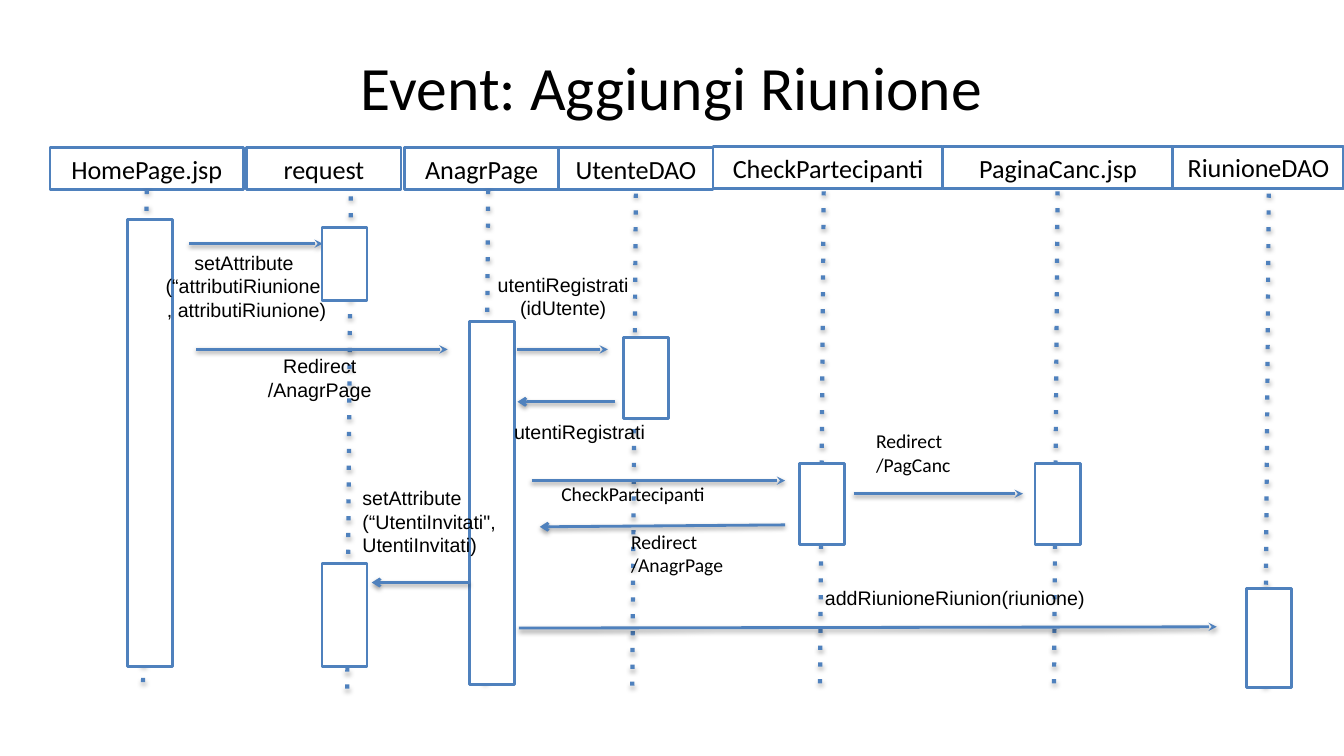
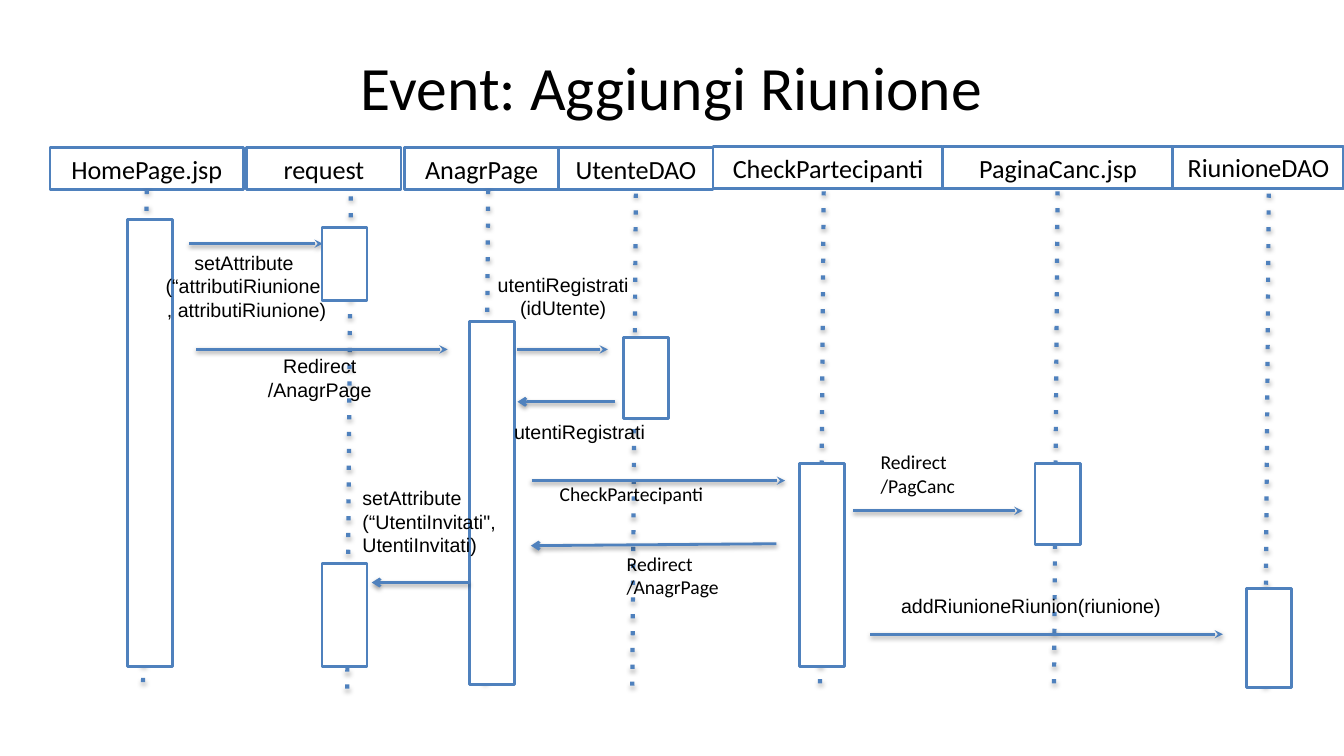
Before and after one commit to lotta98/Progetto5, a slide deck: slide 15 of ProgettoTIW.pptx. Drawn at 1344x756 pixels with LibreOffice and Linux fonts; fonts in the diff are those of the drawing. Boxes give left, top, right and bottom in pixels: in the first picture for what was removed or moved away, otherwise in the second. Text is boxed around its words. In the diff, an @@ line names an element or a change of style, - is before the commit and + after.

Commit message:
Up
Up

```diff
--- a/ProgettoTIW.pptx
+++ b/ProgettoTIW.pptx
@@ text "Redirect /PagCanc" moved from (x1=876, y1=434, x2=950, y2=476) to (x1=881, y1=455, x2=955, y2=497) @@
@@ rectangle resized from (x1=800, y1=464, x2=845, y2=545) to (x1=800, y1=464, x2=845, y2=667) @@
@@ arrow moved from (854, 494) - (1023, 494) to (853, 511) - (1022, 511) @@
@@ arrow moved from (785, 525) - (540, 527) to (776, 543) - (531, 545) @@
@@ text "Redirect /AnagrPage" moved from (x1=631, y1=533, x2=723, y2=576) to (x1=627, y1=557, x2=719, y2=600) @@
@@ text "addRiunioneRiunion(riunione)" moved from (x1=825, y1=590, x2=1085, y2=609) to (x1=901, y1=597, x2=1161, y2=617) @@
@@ arrow moved from (519, 628) - (1217, 627) to (871, 634) - (1223, 634) @@
```
